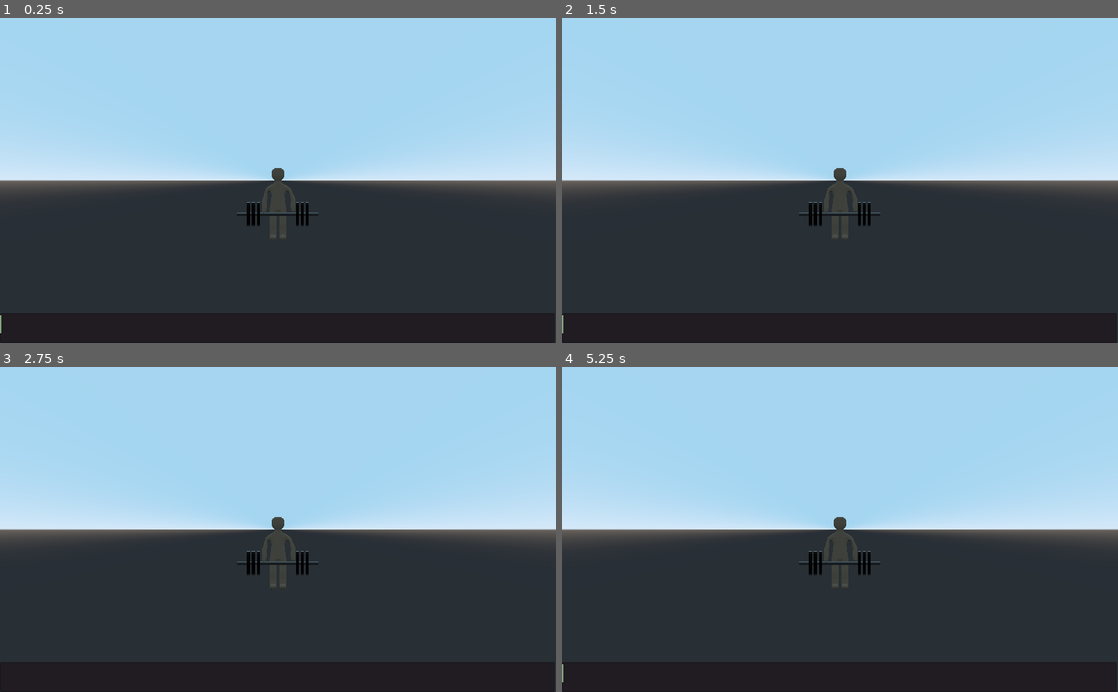
Above: before the commit, frames 1-4 (two rows, left to right).
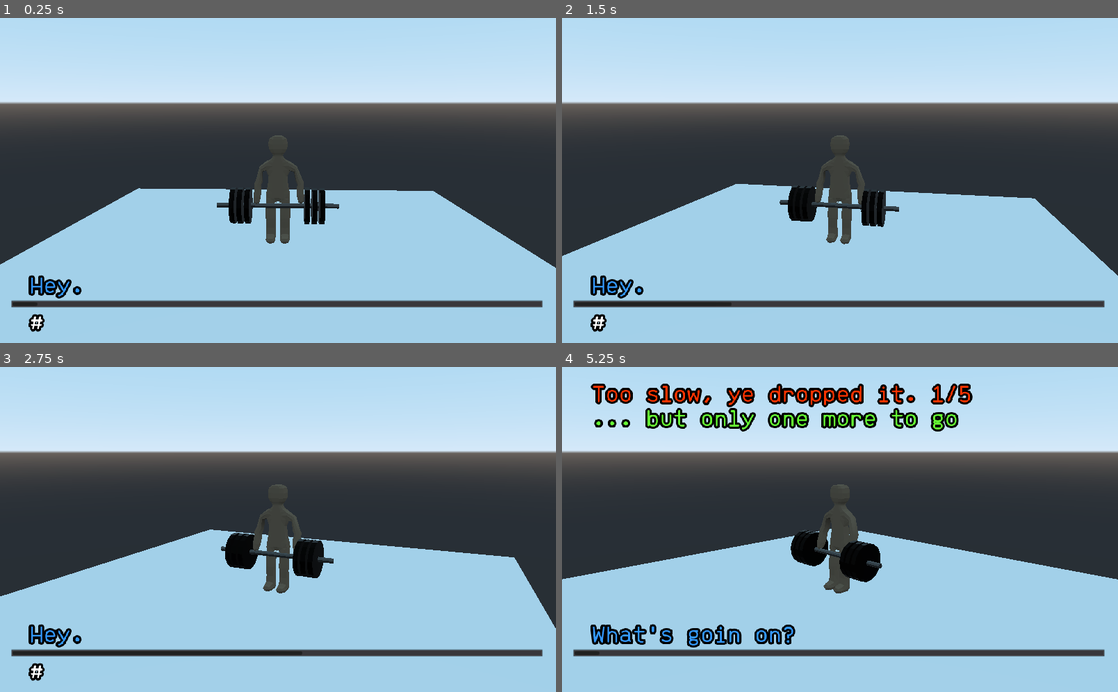
Above: after the commit, the same moments.

Repository: organicpencil/muscle-typer
Game: Godot game, scene res://start.tscn
Two runs of this game, one before a commit and one after it. Both use one fixed random seed, a clock stepped at 60 frames per second and the inputs below. Before the commit the project starts from res://TyperModule/TyperModule.tscn.
Inputs:
- Up to frame 1 (0.25 s): no input
- Up to frame 2 (1.5 s): tap Enter at 0.5, 0.6, 1.35 s
- Up to frame 3 (2.75 s): tap Enter at 2.1 s
- Up to frame 4 (5.25 s): tap Enter every 0.75 s from 2.85 to 5.1 s

The runs differ from the first frame. In frame 1, 79% of the frame differs, in the area x 0-100%, y 10-100%; in frame 2, 79%; in frame 3, 80%; in frame 4, 83%, in the area x 0-100%, y 4-100%.
Error before the commit: Parse Error: Variable "i" already defined in the scope (at line 53). (res://TyperModule/TyperCapture.gd:55)

Commit message:
Change default scene to start.tscn

Diff:
--- a/project/project.godot
+++ b/project/project.godot
@@ -16,7 +16,7 @@
 [application]
 
 config/name="MUSCLE TYPER"
-run/main_scene="res://TyperModule/TyperModule.tscn"
+run/main_scene="res://start.tscn"
 config/icon="res://icon.png"
 
 [rendering]
--- /dev/null
+++ b/project/start.gd
@@ -0,0 +1,4 @@
+extends Node
+
+func _ready():
+	get_tree().change_scene("res://gym/Gym.tscn")
--- a/project/start.tscn
+++ b/project/start.tscn
@@ -1,3 +1,6 @@
-[gd_scene format=2]
+[gd_scene load_steps=2 format=2]
+
+[ext_resource path="res://start.gd" type="Script" id=1]
 
 [node name="Node" type="Node"]
+script = ExtResource( 1 )
